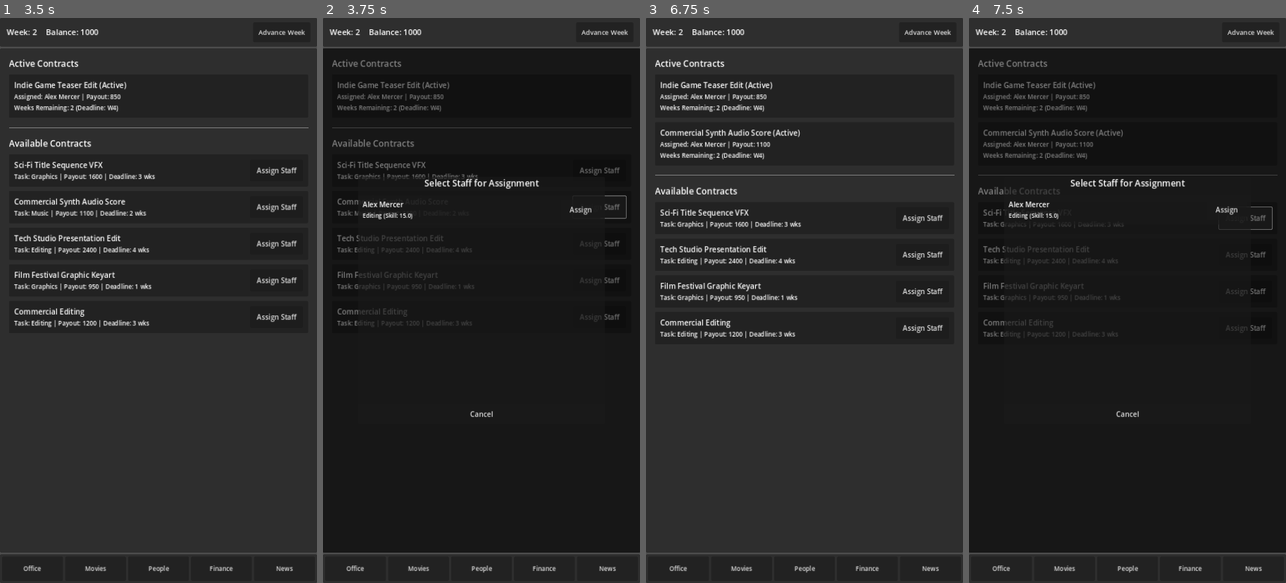
Above: before the commit, frames 1-4 (left to right).
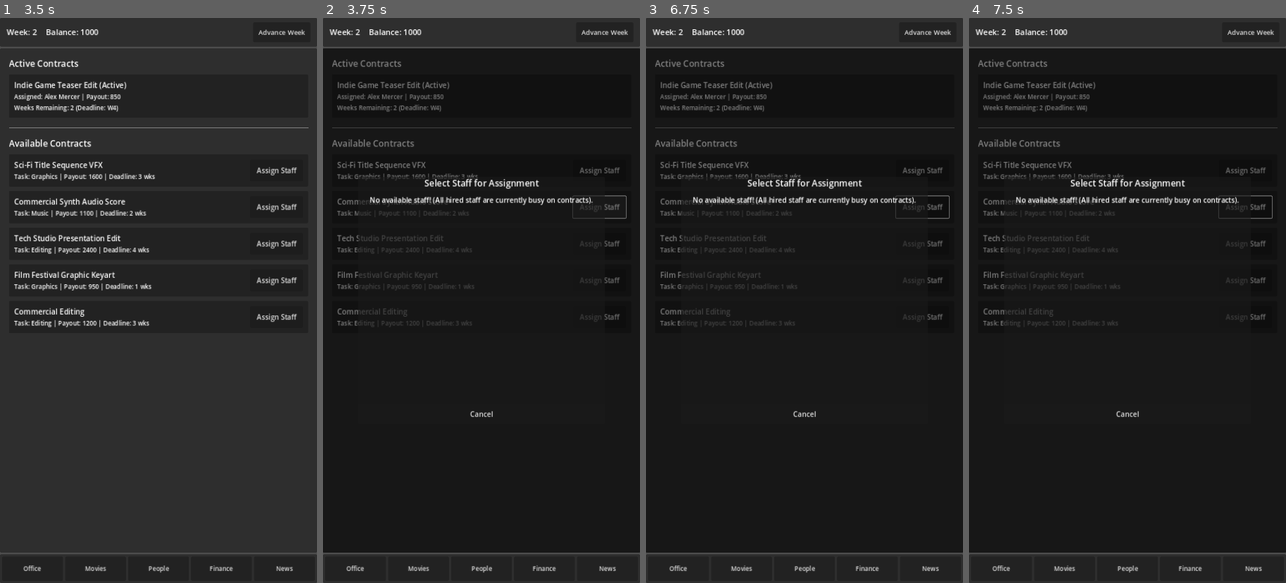
Above: after the commit, the same moments.

Repository: rajatverse/movie
Game: Godot game, scene res://scenes/main/hub.tscn
The game is run twice, just before and just after one commit, with the same random seed, the same clock (stepped at 60 frames per second) and the same inputs.
Inputs (mouse positions are in pixels of both pictures, inside the frame that each line leads up to):
- Up to frame 1 (3.5 s): click "Advance Week" at 0.5 s; click "Assign Staff" at 1.25 s; click "Assign Staff" at 2 s; click "Assign Staff" at 2.75 s
- Up to frame 2 (3.75 s): click "Assign Staff" at 3.5 s
- Up to frame 3 (6.75 s): click "Assign Staff" at 4.25 s; click "Assign Staff" at 5 s; click "Assign Staff" at 5.75 s; click (902, 210) at 6.5 s, where only the run before the commit has a clickable "Assign"
- Up to frame 4 (7.5 s): click "Assign Staff" at 7.25 s

Frame 1 is identical in both runs. In frame 2, 0.7% of the frame differs, in the area x 12-88%, y 31-36%; in frame 3, 8.5%, in the area x 0-100%, y 5-95%; in frame 4, 3.4%.

Commit message:
[Phase1-Step4] Staff availability lock (is_busy) — WIP

Diff:
--- a/autoloads/contract_manager.gd
+++ b/autoloads/contract_manager.gd
@@ -43,6 +43,7 @@
 		"deadline_week": end_w
 	}
 
+	StaffManager.assign_to_contract(staff, contract)
 	print("Assigned %s to '%s'. Start: W%d, Deadline: W%d" % [staff.staff_name, contract.contract_title, start_w, end_w])
 	available_contracts_changed.emit()
 	active_assignments_changed.emit()
@@ -79,6 +80,8 @@
 
 	if assigned_staff:
 		StaffManager.apply_skill_growth(assigned_staff)
+		assigned_staff.is_busy = false
+		StaffManager.roster_changed.emit()
 
 	active_assignments.erase(contract)
 	active_assignments_changed.emit()
--- a/autoloads/staff_manager.gd
+++ b/autoloads/staff_manager.gd
@@ -35,8 +35,17 @@
 	hire_staff(new_staff)
 	return new_staff
 
+func get_available_staff() -> Array[StaffData]:
+	var available: Array[StaffData] = []
+	for staff in roster:
+		if not staff.is_busy:
+			available.append(staff)
+	return available
+
 func assign_to_contract(staff: StaffData, contract: ContractData) -> void:
+	staff.is_busy = true
 	print("Assigned %s to contract '%s'" % [staff.staff_name, contract.contract_title])
+	roster_changed.emit()
 
 func apply_skill_growth(staff: StaffData) -> void:
 	var trait_modifier: float = 1.0
--- a/resources/staff_data.gd
+++ b/resources/staff_data.gd
@@ -6,3 +6,4 @@
 @export var skill_level: float = 10.0
 @export var salary: int = 0
 @export var trait_name: String = ""  # e.g. "Fast Worker", "Perfectionist"
+@export var is_busy: bool = false
--- a/scenes/ui/staff_picker_dialog.gd
+++ b/scenes/ui/staff_picker_dialog.gd
@@ -23,14 +23,17 @@
 	for child in staff_list_container.get_children():
 		child.queue_free()
 
-	if StaffManager.roster.is_empty():
+	var available_staff: Array[StaffData] = StaffManager.get_available_staff()
+
+	if available_staff.is_empty():
 		var empty_lbl: Label = Label.new()
-		empty_lbl.text = "No staff hired yet! Hire staff first in Staff tab."
+		empty_lbl.text = "No available staff! (All hired staff are currently busy on contracts)."
+		empty_lbl.autowrap_mode = TextServer.AUTOWRAP_WORD_SMART
 		empty_lbl.horizontal_alignment = HORIZONTAL_ALIGNMENT_CENTER
 		staff_list_container.add_child(empty_lbl)
 		return
 
-	for staff in StaffManager.roster:
+	for staff in available_staff:
 		var card: PanelContainer = PanelContainer.new()
 		var margin: MarginContainer = MarginContainer.new()
 		margin.add_theme_constant_override("margin_left", 10)
--- a/scenes/ui/staff_roster.gd
+++ b/scenes/ui/staff_roster.gd
@@ -31,6 +31,9 @@
 
 	for staff in StaffManager.roster:
 		var card: PanelContainer = PanelContainer.new()
+		if staff.is_busy:
+			card.modulate = Color(0.8, 0.8, 0.85, 1.0)  # Dim slightly to show busy status visually
+
 		var margin: MarginContainer = MarginContainer.new()
 		margin.add_theme_constant_override("margin_left", 12)
 		margin.add_theme_constant_override("margin_top", 12)
@@ -40,16 +43,31 @@
 		var vbox: VBoxContainer = VBoxContainer.new()
 		vbox.add_theme_constant_override("separation", 6)
 
+		var header_hbox: HBoxContainer = HBoxContainer.new()
+
 		var name_lbl: Label = Label.new()
 		var trait_str: String = " [%s]" % staff.trait_name if staff.trait_name != "" else ""
 		name_lbl.text = "%s%s" % [staff.staff_name, trait_str]
 		name_lbl.add_theme_font_size_override("font_size", 18)
+		name_lbl.size_flags_horizontal = SIZE_EXPAND_FILL
+
+		var status_badge: Label = Label.new()
+		if staff.is_busy:
+			status_badge.text = "[ BUSY ]"
+			status_badge.add_theme_color_override("font_color", Color(1.0, 0.4, 0.4))
+		else:
+			status_badge.text = "[ Free ]"
+			status_badge.add_theme_color_override("font_color", Color(0.4, 0.9, 0.4))
+		status_badge.add_theme_font_size_override("font_size", 14)
+
+		header_hbox.add_child(name_lbl)
+		header_hbox.add_child(status_badge)
 
 		var details_lbl: Label = Label.new()
 		details_lbl.text = "Skill: %s (Level %.1f) | Salary: %d / wk" % [staff.primary_skill.capitalize(), staff.skill_level, staff.salary]
 		details_lbl.add_theme_font_size_override("font_size", 14)
 
-		vbox.add_child(name_lbl)
+		vbox.add_child(header_hbox)
 		vbox.add_child(details_lbl)
 		margin.add_child(vbox)
 		card.add_child(margin)
Not shown, added: scenes/main/hub.gd.uid
Not shown, added: scenes/ui/contracts_list.gd.uid
Not shown, added: scenes/ui/staff_picker_dialog.gd.uid
Not shown, added: scenes/ui/staff_roster.gd.uid
Not shown, changed: PROGRESS.md
